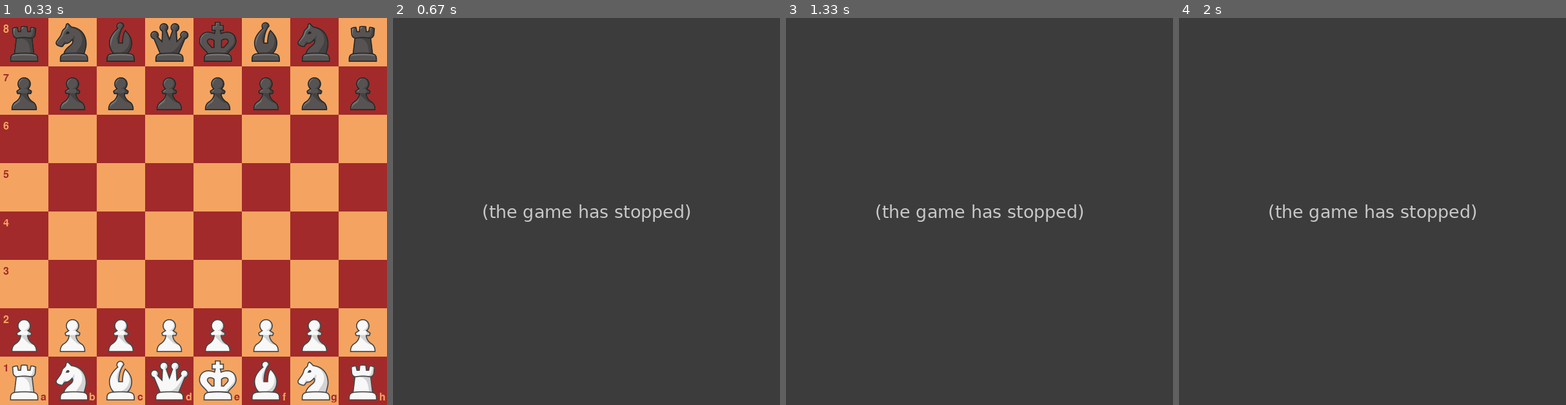
Above: before the commit, frames 1-4 (left to right).
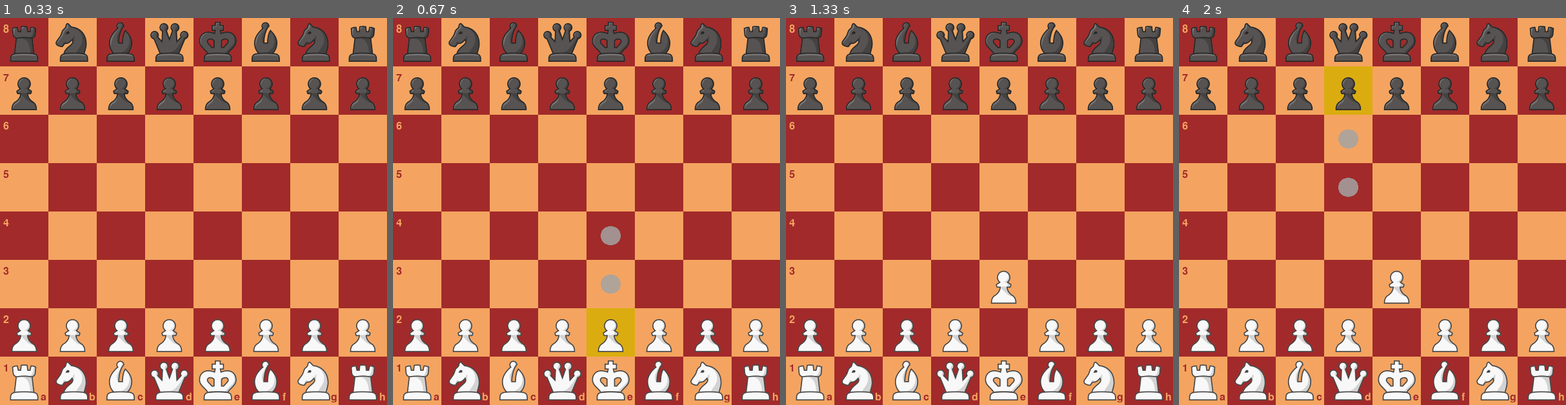
Above: after the commit, the same moments.

Repository: waryoyo/Chess-Pygame
Game: pygame game, started from main.py
Two runs of this game, one before a commit and one after it. Both use one fixed random seed, a clock stepped at 60 frames per second and the inputs below.
Inputs (mouse positions are in pixels of both pictures, inside the frame that each line leads up to):
- Up to frame 1 (0.33 s): no input
- Up to frame 2 (0.67 s): press the mouse at (706, 331) at 0.37 s; move the mouse to (652, 327) at 0.47 s; release the mouse at (598, 327) at 0.6 s
- Up to frame 3 (1.33 s): press the mouse at (956, 331) at 0.7 s; move the mouse to (979, 312) at 0.8 s; release the mouse at (1010, 292) at 0.93 s
- Up to frame 4 (2 s): press the mouse at (1349, 331) at 1.53 s; move the mouse to (1345, 207) at 1.63 s; release the mouse at (1341, 87) at 1.77 s; press the mouse at (1349, 331) at 1.87 s; move the mouse to (1395, 215) at 1.97 s

Frame 1 is identical in both runs. In frame 2, 96% of the frame differs, in the area x 0-100%, y 0-100%; in frame 3, 96%; in frame 4, 96%.
Error before the commit: AttributeError: 'tuple' object has no attribute 'player' (main.py line 81); the game stopped at 0.6 s (later frames are placeholders)

Commit message:
removed old main

Diff:
--- a/main.py
+++ b/main.py
@@ -1,10 +1,8 @@
 import pygame
 from pygame import gfxdraw
 from config import *
-from piece import Piece_sprite, Piece, Piece_Type
 from typing import *
-from util import create_pieces, remove_piece_empty, check_square_empty
-import itertools
+from board import Board
 
 def draw_board(screen : pygame.Surface):
   for i in range(BOARD_ROWS):
@@ -34,10 +32,10 @@
     text = font.render(LETTERS[i], True, color)
     screen.blit(text, (i * SQUARE_SIZE + 63, HEIGHT - 20))
 
-def get_moves_after_blocked(moves : List[Tuple[int, int]], pieces : List[Piece], keep_first = False):
+def get_moves_after_blocked(moves : List[Tuple[int, int]], board: Board, keep_first = False):
   valid_moves = []
   for move in moves:
-    if not check_square_empty(pieces, move[0], move[1]):
+    if not board.check_square_empty(move[0], move[1]):
       if keep_first:
         valid_moves.append(move)
       break
@@ -46,86 +44,59 @@
 
   return valid_moves
 
-def draw_available_moves(selected_piece : Piece, pieces: List[Piece], screen : pygame.Surface) -> List[Tuple[int,int]]:
+def draw_available_moves(board : Board, screen : pygame.Surface) -> List[Tuple[int,int]]:
   available_move_surface = pygame.Surface((SQUARE_SIZE, SQUARE_SIZE), pygame.SRCALPHA)
   available_move_surface.fill((0,0,0,0))
-  gfxdraw.filled_circle(available_move_surface, SQUARE_SIZE // 2, SQUARE_SIZE//2, 15 ,LIGHT_GREY_TRANSPARENT)
+  gfxdraw.filled_circle(available_move_surface, SQUARE_SIZE // 2, SQUARE_SIZE//2, 15, LIGHT_GREY_TRANSPARENT)
 
-  valid_moves = []
-
-  direction = 1
-
-  if selected_piece.player == 1:
-    direction *= -1
-
-  if selected_piece.get_type == Piece_Type.PAWN:
-    valid_moves = selected_piece.valid_moves()
-    valid_moves = get_moves_after_blocked(valid_moves, pieces)
-
-    if not check_square_empty(pieces, selected_piece.row + 1, selected_piece.col + (1 * direction)):
-      valid_moves.append((selected_piece.row + 1, selected_piece.col + (1 * direction)))
-
-    if not check_square_empty(pieces, selected_piece.row - 1, selected_piece.col + (1 * direction)):
-      valid_moves.append((selected_piece.row + - 1, selected_piece.col + (1 * direction)))
-
-  elif selected_piece.get_type == Piece_Type.BISHOP or selected_piece.get_type == Piece_Type.ROOK:
-    valid_moves = selected_piece.valid_moves()
-    valid_moves = list(map(lambda x : get_moves_after_blocked(x, pieces, True), valid_moves))
-
-    valid_moves = list(itertools.chain(*valid_moves))
-
-  elif selected_piece.get_type == Piece_Type.KNIGHT:
-    valid_moves = selected_piece.valid_moves()
-
-
-  valid_moves = list(filter(lambda x : x.player != selected_piece.player,valid_moves))
-
+  valid_moves = board.selected_piece.current_moves
   for row, col in valid_moves:
     screen.blit(available_move_surface,
       (row * SQUARE_SIZE, col * SQUARE_SIZE, SQUARE_SIZE, SQUARE_SIZE))
 
-  return valid_moves
-
-def handle_event(event, pieces : List[Piece], selected_piece, valid_moves : List[Tuple[int,int]]):
+def handle_event(event, board : Board, current_player : int) -> bool:
     mouse_pos = pygame.mouse.get_pos()
 
     if event.type == pygame.MOUSEBUTTONUP:
 
-      if selected_piece:
-        for row, col in valid_moves:
+      if board.selected_piece and board.selected_piece.player == current_player:
+        for row, col in board.selected_piece.current_moves:
           selected_rect = pygame.Rect(row * SQUARE_SIZE, col * SQUARE_SIZE, SQUARE_SIZE, SQUARE_SIZE)
+
           if selected_rect.collidepoint(mouse_pos):
-            remove_piece_empty(pieces, row, col)
-            selected_piece.move(row, col)
-            selected_piece = None
-            valid_moves = []
-            return selected_piece, valid_moves
+
+            board.remove_piece_at(row, col)
+            board.move_selected_piece(row, col)
+            current_player += 1
+            board.selected_piece = None
+            return True
 
 
-      for piece in pieces:
+      for piece in board.pieces:
           if piece.rect.collidepoint(mouse_pos):
-            if selected_piece == piece:
-              selected_piece = None
-              valid_moves = []
-            else:
-              selected_piece = piece
+            if board.selected_piece == piece:
+              board.selected_piece = None
+            elif piece.player == current_player:
+              board.selected_piece = piece
 
-    return selected_piece, valid_moves
+    return False
 
 
 
 def main():
+
   pygame.init()
   screen = pygame.display.set_mode((WIDTH, HEIGHT))
   selected_surface = pygame.Surface((SQUARE_SIZE, SQUARE_SIZE), pygame.SRCALPHA)
   selected_surface.fill(YELLOW_TRANSPARENT)
 
-  pieces = create_pieces()
-
-  selected_piece = None
-  valid_moves = []
+  board = Board()
+  board.create_board()
+  turn_counter = 0
 
   while True:
+    current_player = 1 if turn_counter % 2 == 0 else 2
+
     mouse_pos = pygame.mouse.get_pos()
 
     for event in pygame.event.get():
@@ -133,29 +104,33 @@
         pygame.quit()
         exit()
 
-      selected_piece, valid_moves = handle_event(event, pieces, selected_piece, valid_moves)
+      update_counter = handle_event(event, board, current_player)
+      if update_counter: turn_counter += 1
 
 
     screen.fill(BLACK)
 
     draw_board(screen)
 
-    if selected_piece:
+    if board.selected_piece:
       screen.blit(selected_surface,
-        (selected_piece.row * SQUARE_SIZE, selected_piece.col * SQUARE_SIZE, SQUARE_SIZE, SQUARE_SIZE))
+        (board.selected_piece.row * SQUARE_SIZE, board.selected_piece.col * SQUARE_SIZE, SQUARE_SIZE, SQUARE_SIZE))
 
 
     draw_labels(screen)
 
-    for piece in pieces:
+    for piece in board.pieces:
       piece.update(screen)
 
-    if selected_piece:
-      valid_moves = draw_available_moves(selected_piece, pieces, screen)
+    if board.game_state == 1 or board.game_state == 2:
+      continue
+
+    if board.selected_piece:
+      draw_available_moves(board, screen)
 
     hovered = False
-    for piece in pieces:
-      if piece.rect.collidepoint(mouse_pos):
+    for piece in board.pieces:
+      if piece.rect.collidepoint(mouse_pos) and piece.player == current_player:
         pygame.mouse.set_cursor(*pygame.cursors.diamond)
         hovered = True
         break
--- a/main2.py
+++ /dev/null
@@ -1,148 +0,0 @@
-import pygame
-from pygame import gfxdraw
-from config import *
-from typing import *
-from board import Board
-
-def draw_board(screen : pygame.Surface):
-  for i in range(BOARD_ROWS):
-    for j in range(BOARD_COLS):
-      color = BOARD_COLORS[0]
-      if (i + j) % 2:
-        color = BOARD_COLORS[1]
-
-      pygame.draw.rect(screen, color,
-        (i * SQUARE_SIZE, j * SQUARE_SIZE, SQUARE_SIZE, SQUARE_SIZE))
-
-def draw_labels(screen : pygame.Surface):
-  font = pygame.font.SysFont(None, 24)
-
-  for i in range(BOARD_ROWS):
-    color = BOARD_COLORS[0]
-    if i % 2 == 0:
-      color = BOARD_COLORS[1]
-
-    text = font.render(NUMBERS[i], True, color)
-    screen.blit(text, (5, i * SQUARE_SIZE + 10))
-
-    color = BOARD_COLORS[1]
-    if i % 2 == 0:
-      color = BOARD_COLORS[0]
-
-    text = font.render(LETTERS[i], True, color)
-    screen.blit(text, (i * SQUARE_SIZE + 63, HEIGHT - 20))
-
-def get_moves_after_blocked(moves : List[Tuple[int, int]], board: Board, keep_first = False):
-  valid_moves = []
-  for move in moves:
-    if not board.check_square_empty(move[0], move[1]):
-      if keep_first:
-        valid_moves.append(move)
-      break
-
-    valid_moves.append(move)
-
-  return valid_moves
-
-def draw_available_moves(board : Board, screen : pygame.Surface) -> List[Tuple[int,int]]:
-  available_move_surface = pygame.Surface((SQUARE_SIZE, SQUARE_SIZE), pygame.SRCALPHA)
-  available_move_surface.fill((0,0,0,0))
-  gfxdraw.filled_circle(available_move_surface, SQUARE_SIZE // 2, SQUARE_SIZE//2, 15, LIGHT_GREY_TRANSPARENT)
-
-  valid_moves = board.selected_piece.current_moves
-  for row, col in valid_moves:
-    screen.blit(available_move_surface,
-      (row * SQUARE_SIZE, col * SQUARE_SIZE, SQUARE_SIZE, SQUARE_SIZE))
-
-def handle_event(event, board : Board, current_player : int) -> bool:
-    mouse_pos = pygame.mouse.get_pos()
-
-    if event.type == pygame.MOUSEBUTTONUP:
-
-      if board.selected_piece and board.selected_piece.player == current_player:
-        for row, col in board.selected_piece.current_moves:
-          selected_rect = pygame.Rect(row * SQUARE_SIZE, col * SQUARE_SIZE, SQUARE_SIZE, SQUARE_SIZE)
-
-          if selected_rect.collidepoint(mouse_pos):
-
-            board.remove_piece_at(row, col)
-            board.move_selected_piece(row, col)
-            current_player += 1
-            board.selected_piece = None
-            return True
-
-
-      for piece in board.pieces:
-          if piece.rect.collidepoint(mouse_pos):
-            if board.selected_piece == piece:
-              board.selected_piece = None
-            elif piece.player == current_player:
-              board.selected_piece = piece
-
-    return False
-
-
-
-def main():
-
-  pygame.init()
-  screen = pygame.display.set_mode((WIDTH, HEIGHT))
-  selected_surface = pygame.Surface((SQUARE_SIZE, SQUARE_SIZE), pygame.SRCALPHA)
-  selected_surface.fill(YELLOW_TRANSPARENT)
-
-  board = Board()
-  board.create_board()
-  turn_counter = 0
-
-  while True:
-    current_player = 1 if turn_counter % 2 == 0 else 2
-
-    mouse_pos = pygame.mouse.get_pos()
-
-    for event in pygame.event.get():
-      if event.type == pygame.QUIT:
-        pygame.quit()
-        exit()
-
-      update_counter = handle_event(event, board, current_player)
-      if update_counter: turn_counter += 1
-
-
-    screen.fill(BLACK)
-
-    draw_board(screen)
-
-    if board.selected_piece:
-      screen.blit(selected_surface,
-        (board.selected_piece.row * SQUARE_SIZE, board.selected_piece.col * SQUARE_SIZE, SQUARE_SIZE, SQUARE_SIZE))
-
-
-    draw_labels(screen)
-
-    for piece in board.pieces:
-      piece.update(screen)
-
-    if board.game_state == 1 or board.game_state == 2:
-      continue
-
-    if board.selected_piece:
-      draw_available_moves(board, screen)
-
-    hovered = False
-    for piece in board.pieces:
-      if piece.rect.collidepoint(mouse_pos) and piece.player == current_player:
-        pygame.mouse.set_cursor(*pygame.cursors.diamond)
-        hovered = True
-        break
-
-    if not hovered:
-      pygame.mouse.set_cursor(*pygame.cursors.arrow)
-
-
-
-    pygame.display.update()
-
-
-
-if __name__ == "__main__":
-  main()
